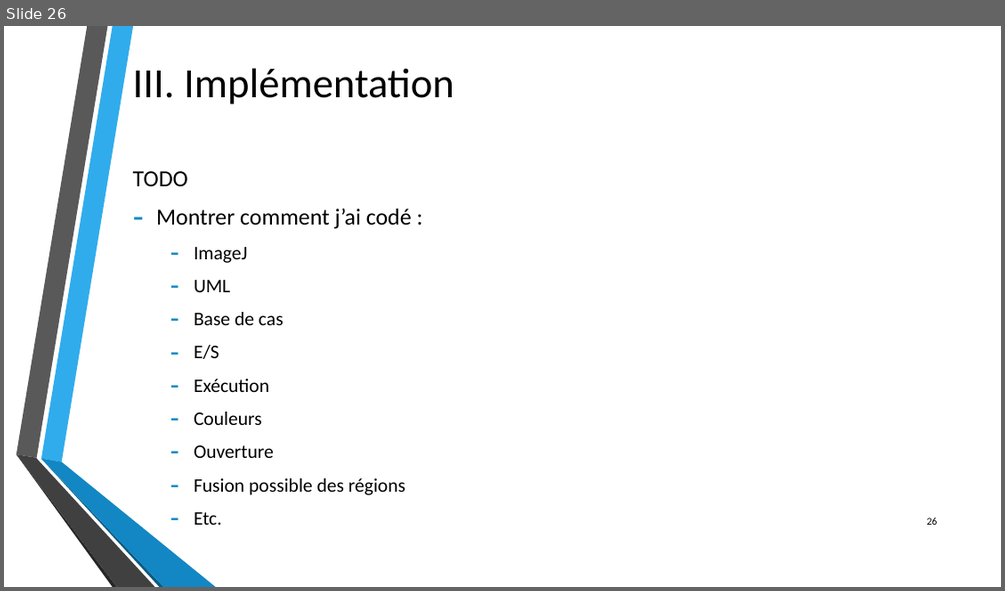
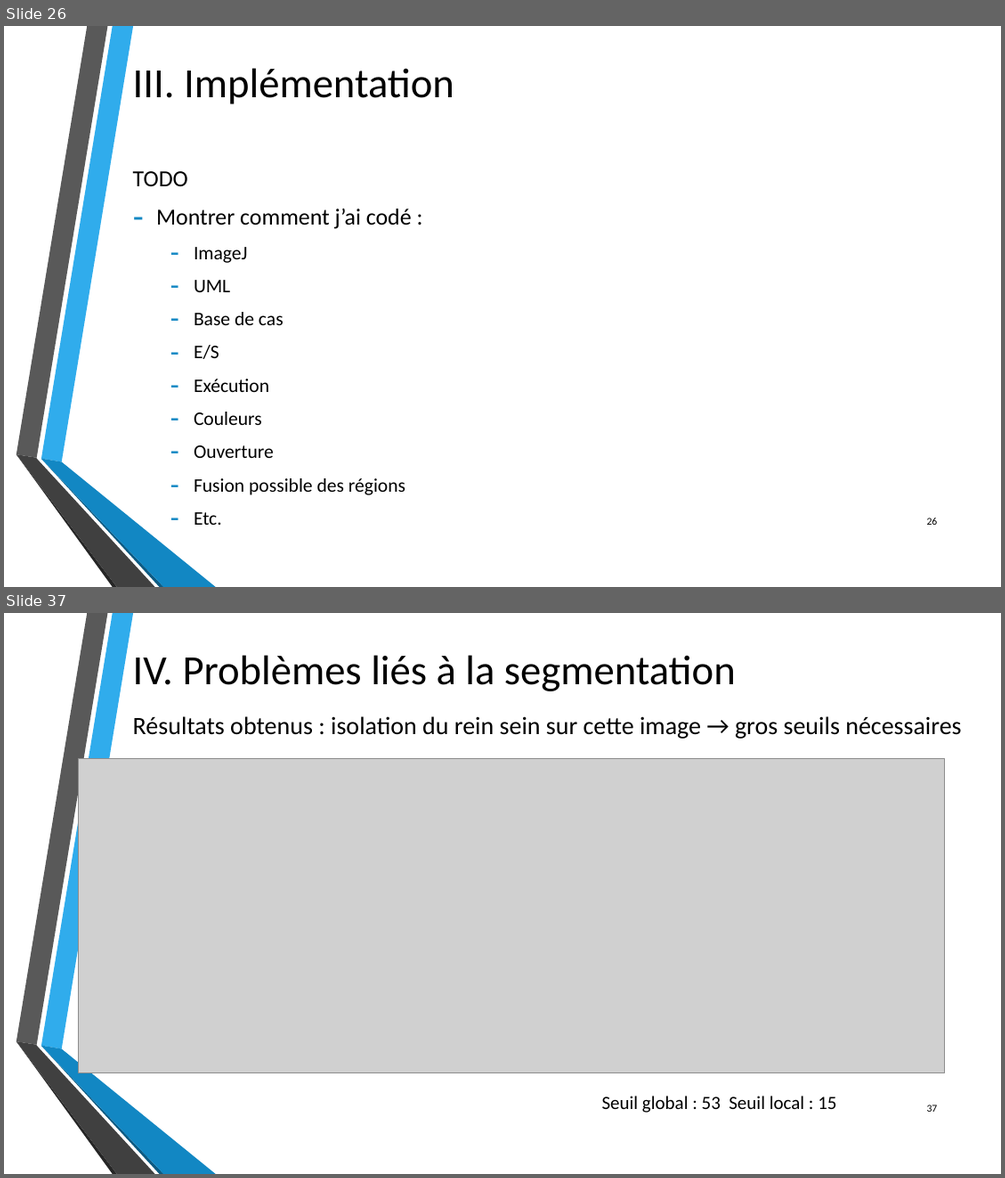
Before and after one commit to byZipo/Dossiers-Stage, a slide deck: Travail_realise/Presentations/Utilisation_du_RaPC_pour_la_segmentation_d_images.pptx. Shown one above the other, each under a label of ours: slide 26 before the commit, slides 26 and 37 after it; the slides between them are not shown. The pictures are 1005x591 and 1005x1178 pixels, drawn with LibreOffice and Linux fonts; fonts in the diff are those of the drawing; grey boxes stand for pictures; background and template pictures are left out. Boxes give left, top, right and bottom in pixels: in the first picture for what was removed or moved away, otherwise in the second. Text is boxed around its words. In the diff, an @@ line names an element or a change of style, - is before the commit and + after.

Commit message:
ajout de deux parties dans la presentation (implementation et problemes de segmentation)

```diff
--- a/Travail_realise/Presentations/Utilisation_du_RaPC_pour_la_segmentation_d_images.pptx
+++ b/Travail_realise/Presentations/Utilisation_du_RaPC_pour_la_segmentation_d_images.pptx
@@ slide 37 added at <box>4,613,1001,1174</box>, background picture (left out); not listed: 6 template elements that a slide beside it also shows @@
@@ title added at <box>133,655,736,691</box>, 40 pt, text #000000 @@
+IV. Problèmes liés à la segmentation
@@ text added at <box>133,716,961,738</box>, 24 pt, text #000000 @@
+Résultats obtenus : isolation du rein sein sur cette image → gros seuils nécessaires
@@ picture added at <box>78,759,945,1073</box> @@
@@ text added at <box>602,1095,836,1112</box>, 18 pt, text #000000 @@
+Seuil global : 53 Seuil local : 15
@@ page number added at <box>927,1104,938,1111</box>, 10 pt, text #000000 @@
+37
```
Also in this commit, not shown: 1 slide changed, 11 other slides added, 4 other files.
